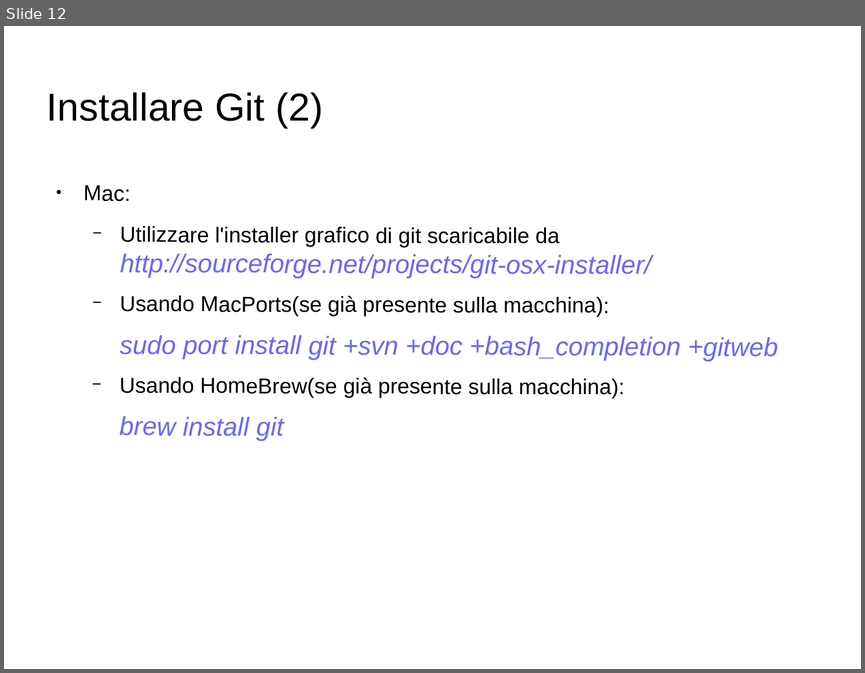
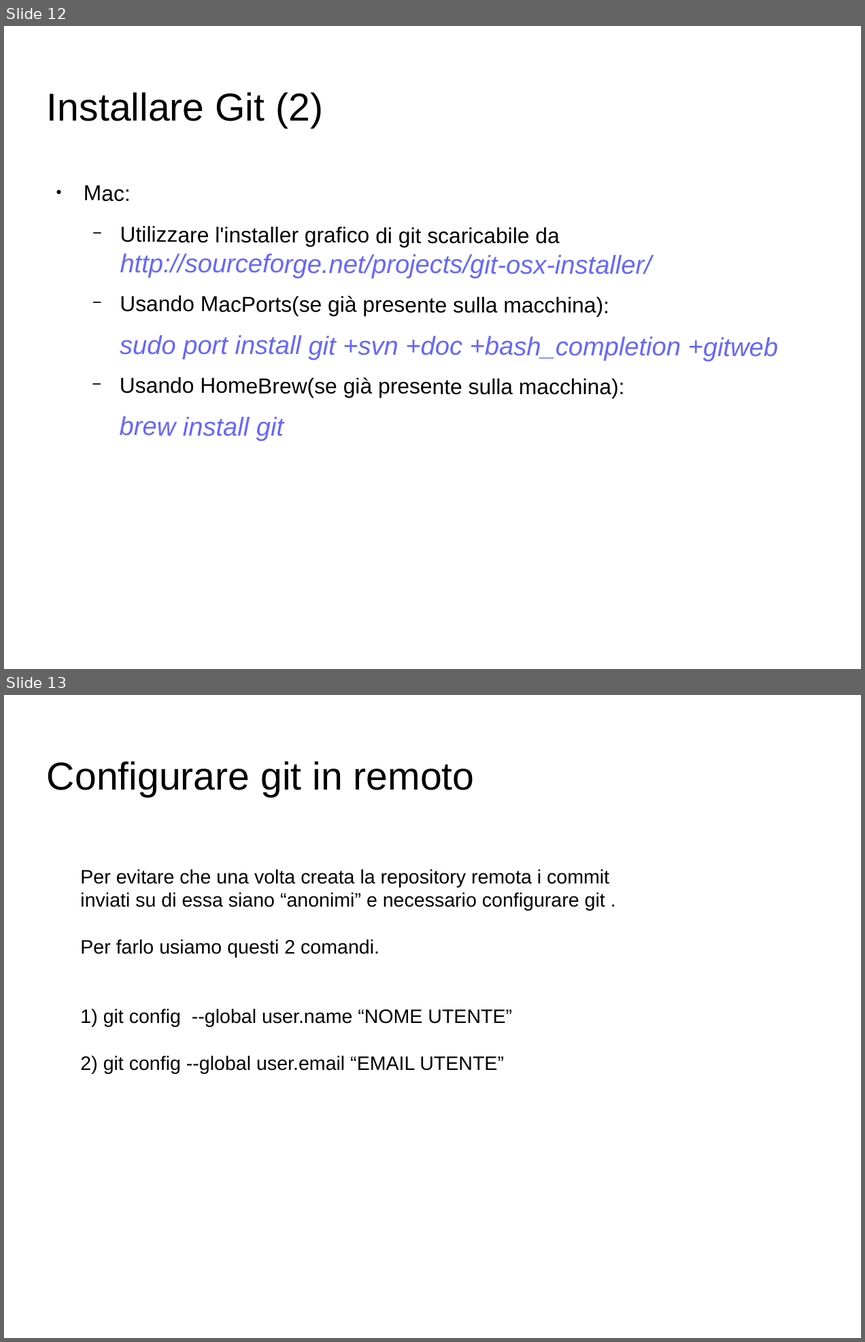
Before and after one commit to GioeleCicchini/Git-Presentation, a slide deck: presentazione git.odp. Shown one above the other, each under a label of ours: slide 12 before the commit, slides 12 and 13 after it. The pictures are 865x673 and 865x1342 pixels, drawn with LibreOffice and Linux fonts; fonts in the diff are those of the drawing; background and template pictures are left out. Boxes give left, top, right and bottom in pixels: in the first picture for what was removed or moved away, otherwise in the second. Text is boxed around its words. In the diff, an @@ line names an element or a change of style, - is before the commit and + after.

```diff
--- a/presentazione git.odp
+++ b/presentazione git.odp
@@ slide 13 added at bbox=[4, 695, 861, 1338], background picture (left out) @@
@@ title added at bbox=[47, 761, 475, 797], 36 pt, text #000000 @@
+Configurare git in remoto
@@ text added at bbox=[80, 869, 609, 1074], 18 pt, text #000000 @@
+Per evitare che una volta creata la repository remota i commit inviati su di essa siano “anonimi” e necessario configurare git .
+Per farlo usiamo questi 2 comandi.
+1) git config --global user.name “NOME UTENTE”
+2) git config --global user.email “EMAIL UTENTE”
```
Also in this commit, not shown: 1 other slide added, 1 other file.
